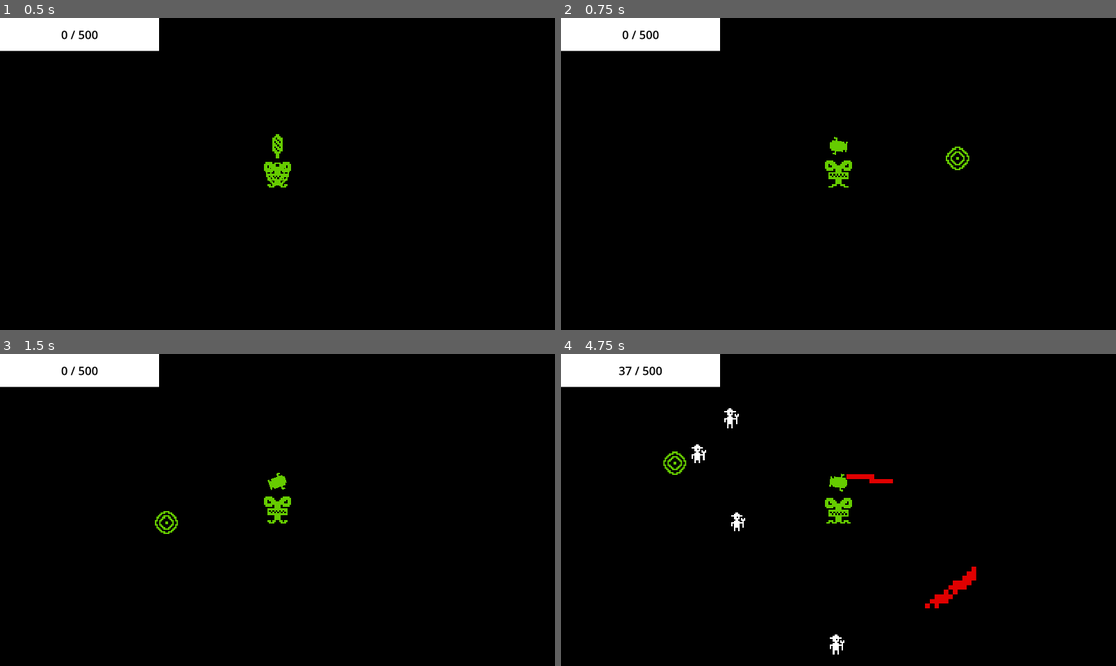
Above: before the commit, frames 1-4 (two rows, left to right).
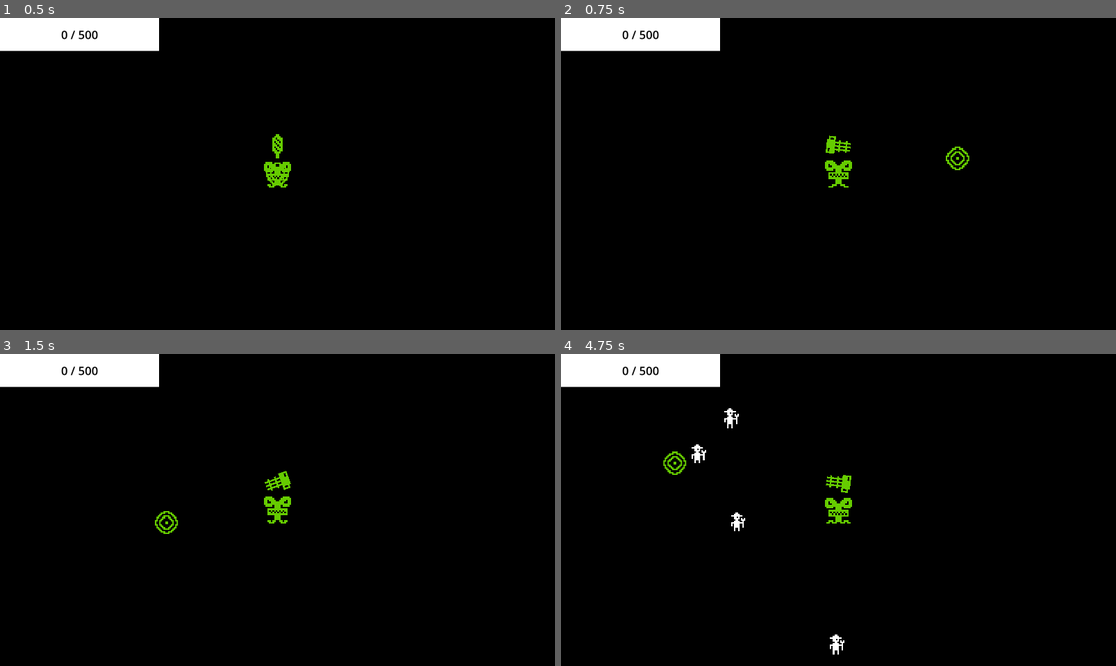
Above: after the commit, the same moments.

Repository: martindieck/color-contagion
Game: Godot game, scene res://Scenes/game.tscn
The game is run twice, just before and just after one commit, with the same random seed, the same clock (stepped at 60 frames per second) and the same inputs.
Inputs (mouse positions are in pixels of both pictures, inside the frame that each line leads up to):
- Up to frame 1 (0.5 s): no input
- Up to frame 2 (0.75 s): tap Enter at 0.5 s; move the mouse to (960, 158) at 0.52 s; hold D (move_right) from 0.53 s (still down); tap E (change) at 0.6 s
- Up to frame 3 (1.5 s): tap Space at 1.25 s; move the mouse to (166, 525) at 1.27 s; release D (move_right) at 1.28 s; hold Down (move_down) from 1.28 s (still down); tap E (change) at 1.35 s
- Up to frame 4 (4.75 s): move the mouse to (894, 441) at 2.02 s; release Down (move_down) at 2.03 s; press the mouse at (894, 441) at 2.03 s; hold D (move_right) 2.03-2.78 s; tap E (change) at 2.3, 2.85, 3.6, 4.55 s; move the mouse to (810, 572) at 2.77 s; release the mouse at (810, 572) at 2.78 s; hold W (move_up) 2.78-3.53 s; move the mouse to (1005, 556) at 3.52 s; hold A (move_left) from 3.53 s (still down); move the mouse to (672, 463) at 4.27 s; click (672, 463) at 4.35 s

Frame 1 is identical in both runs. In frame 2, less than 0.1% of the frame differs, in the area x 47-53%, y 37-44%; in frame 3, less than 0.1%; in frame 4, 0.7%, in the area x 10-75%, y 4-82%.

Commit message:
Balancing Changes
Nerfed minigun fire rate and made bullets disappear after colliding with enemies

Diff:
--- a/Godot Project/Scenes/bullet.gd
+++ b/Godot Project/Scenes/bullet.gd
@@ -19,3 +19,4 @@
 func _on_body_entered(body):
 	if body.has_method("take_damage"):
 		body.take_damage()
+		queue_free()
--- a/Godot Project/Scenes/minigun.tscn
+++ b/Godot Project/Scenes/minigun.tscn
@@ -51,7 +51,7 @@
 frame_progress = 0.230286
 
 [node name="ShootTimer" type="Timer" parent="."]
-wait_time = 0.05
+wait_time = 0.1
 autostart = true
 
 [node name="SpinTimer" type="Timer" parent="."]
--- a/Godot Project/Scenes/player.gd
+++ b/Godot Project/Scenes/player.gd
@@ -16,6 +16,6 @@
 	if Input.is_action_just_pressed("change"):
 		for child in weapon.get_children():
 			child.queue_free()
-		const WEAPON = preload("res://Scenes/cannon.tscn")
+		const WEAPON = preload("res://Scenes/minigun.tscn")
 		var new_weapon = WEAPON.instantiate()
 		weapon.add_child(new_weapon)
